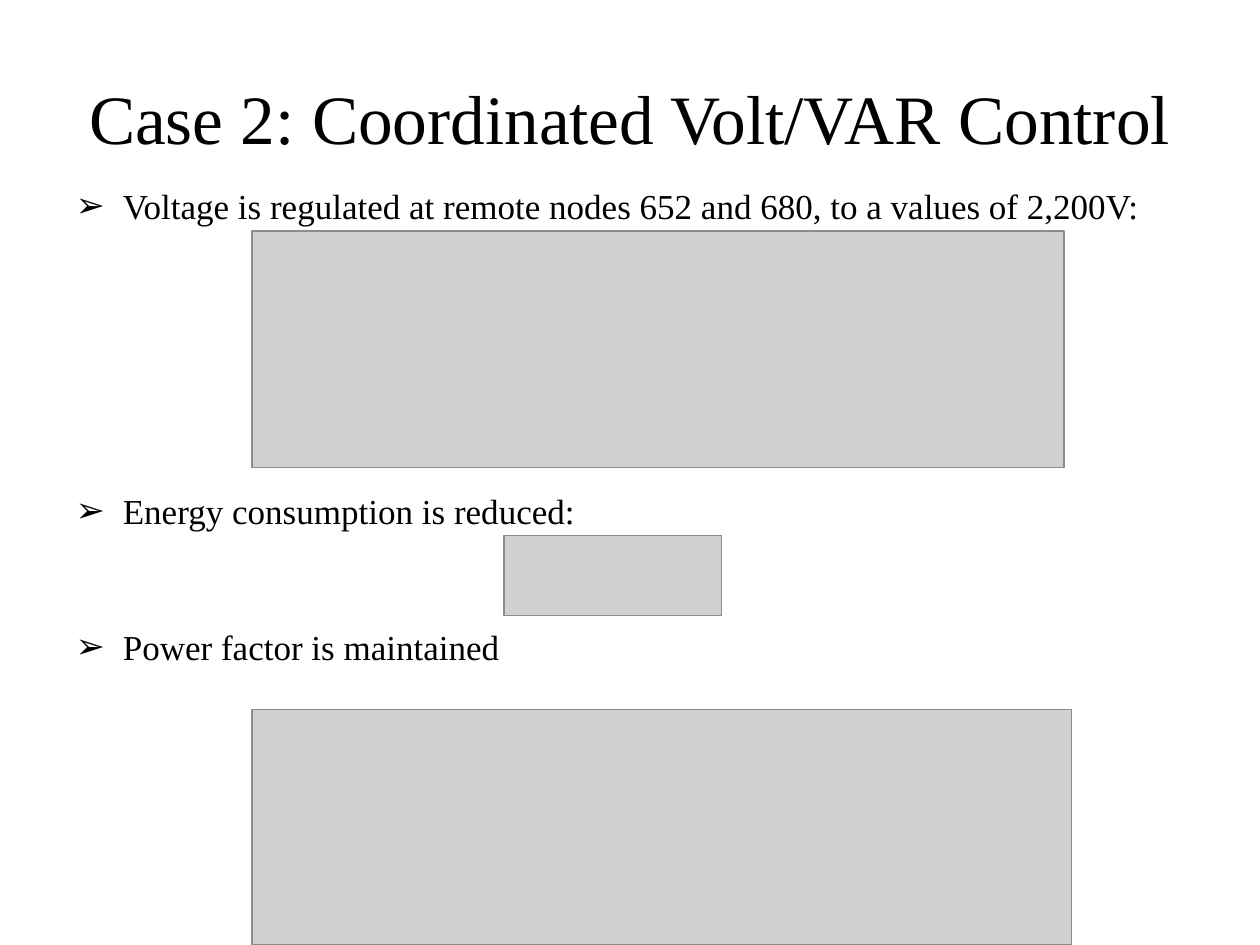
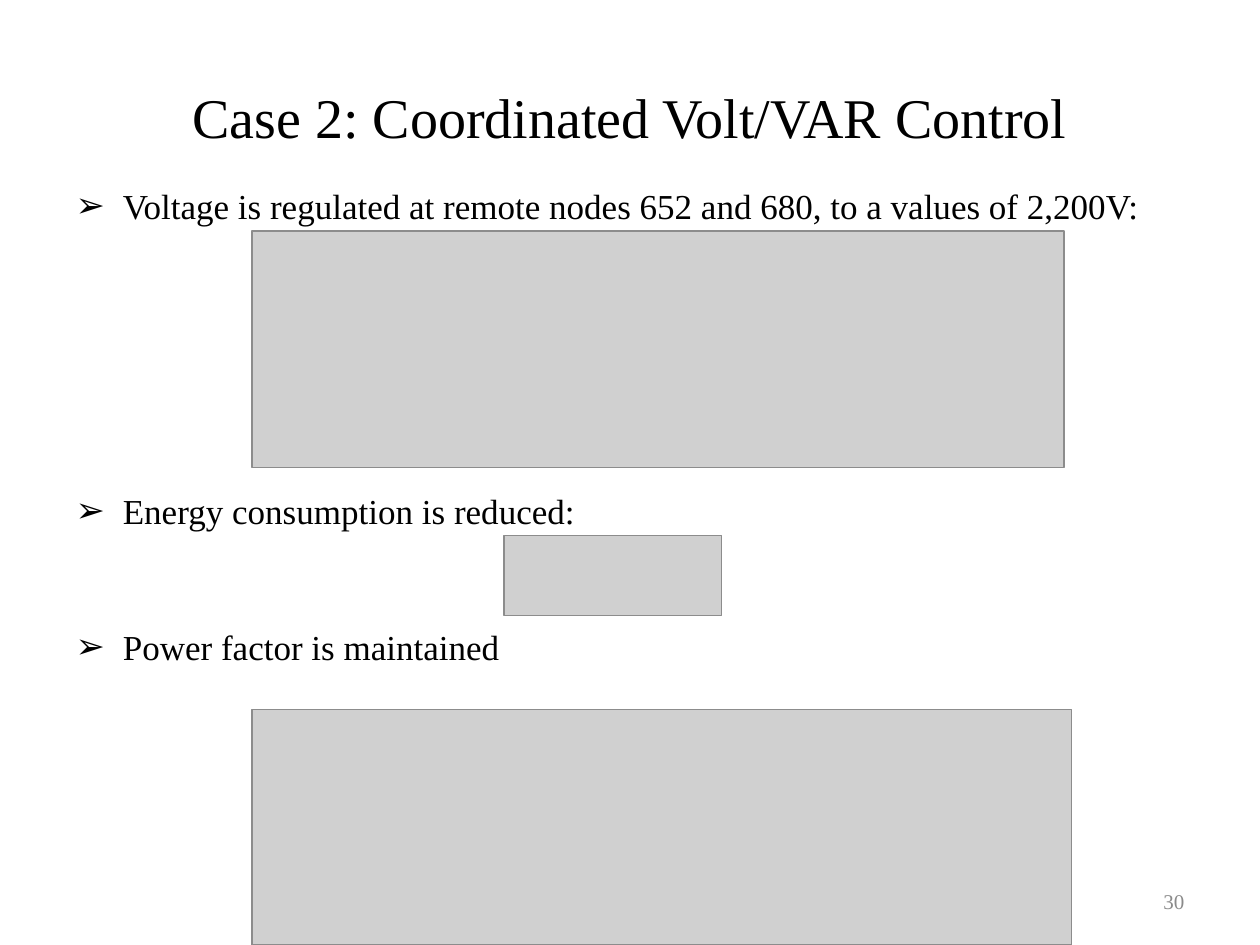
Before and after one commit to gridlab-d/course, a slide deck: slide 30 of University of Washington Class/Module 6 - Volt-VAR Optimization.pptx (slide 29 before the commit). Drawn at 1260x945 pixels with LibreOffice and Linux fonts; fonts in the diff are those of the drawing; grey boxes stand for pictures. Boxes give left, top, right and bottom in pixels: in the first picture for what was removed or moved away, otherwise in the second. Text is boxed around its words. In the diff, an @@ line names an element or a change of style, - is before the commit and + after.

```diff
--- a/University of Washington Class/Module 6 - Volt-VAR Optimization.pptx
+++ b/University of Washington Class/Module 6 - Volt-VAR Optimization.pptx
@@ title "Case 2: Coordinated Volt/VAR Control" at (x1=192, y1=99, x2=1066, y2=139): size 39.6 to 32 pt @@
@@ page number added at (x1=1163, y1=895, x2=1184, y2=909), 12 pt, text #8C8C8C @@
+30
```
Also in this commit, not shown: 29 other slides changed, 1 slide added, 7 other files.
